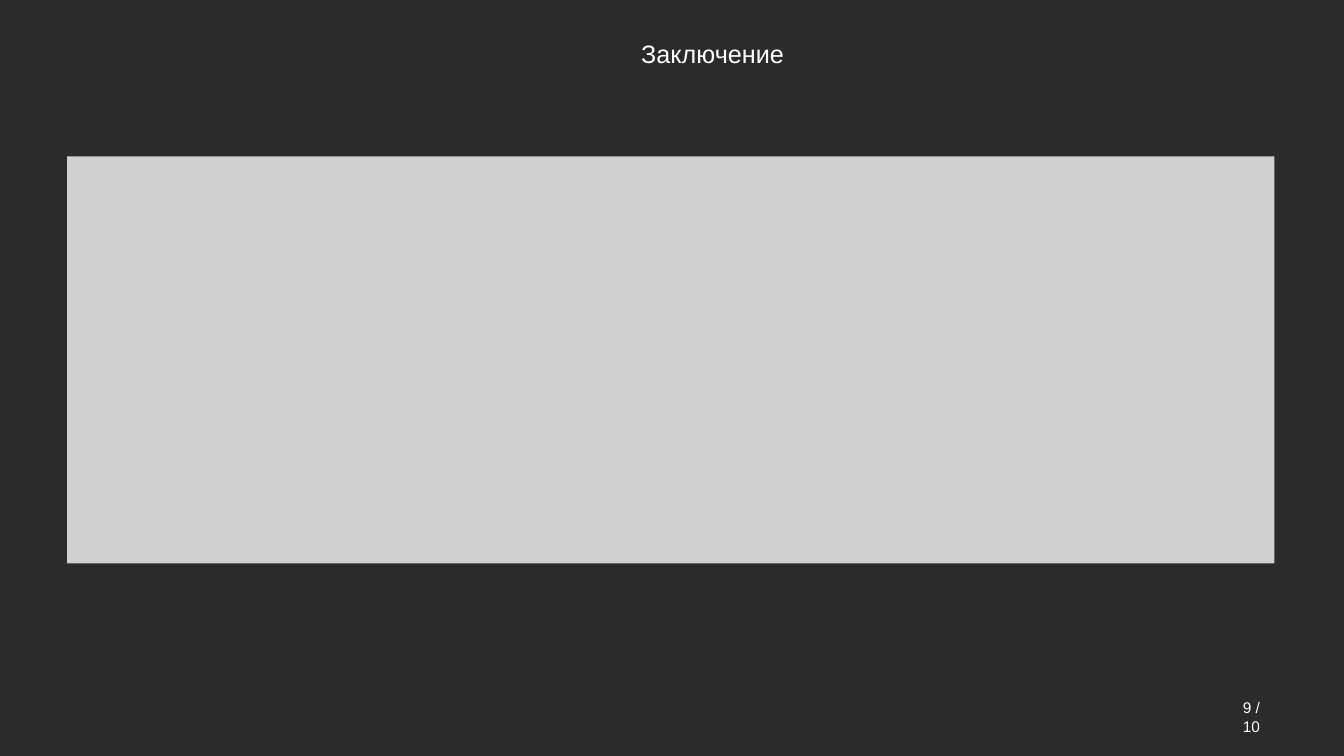
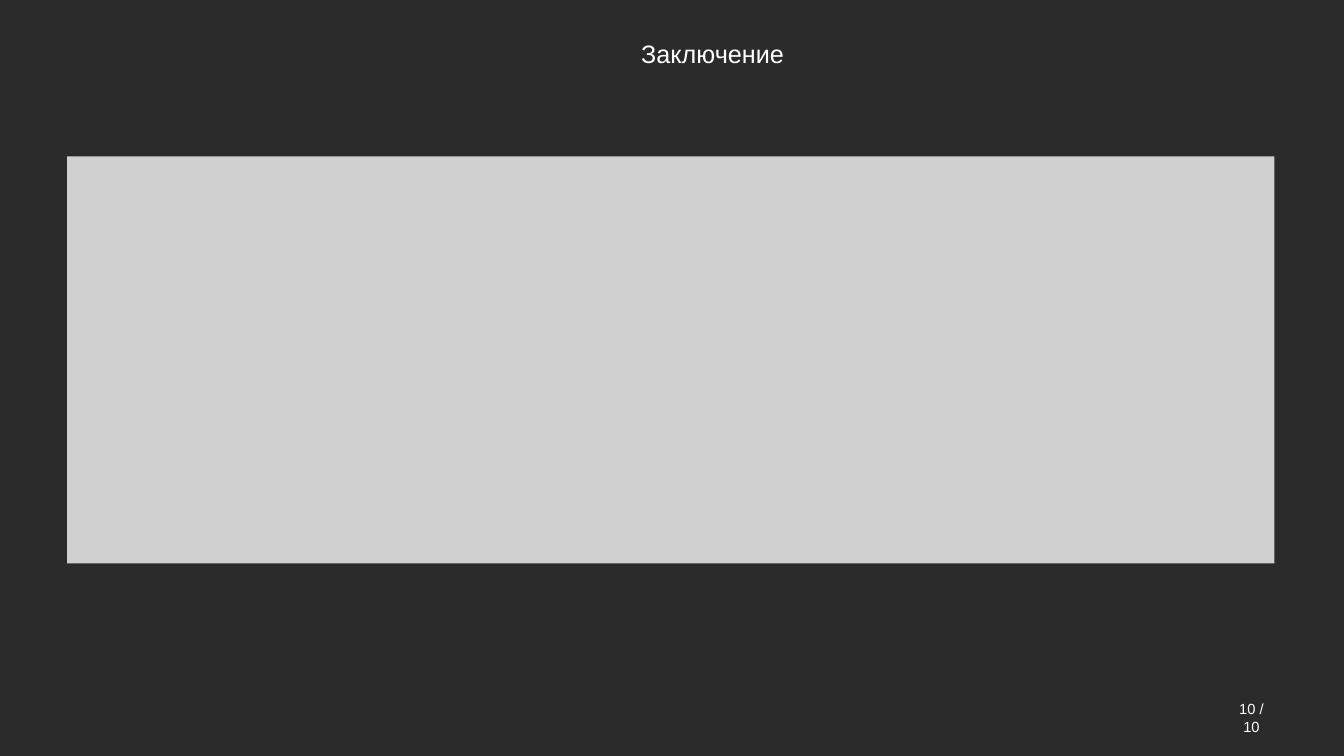
Before and after one commit to l1can13/bachelors-thesis, a slide deck: slide 10 of ВКРБ_Сорока Александр_Презентация.pptx. Drawn at 1344x756 pixels with LibreOffice and Linux fonts; fonts in the diff are those of the drawing; grey boxes stand for pictures; background and template pictures are left out; a plain dark background stands for a picture behind light text. Boxes give left, top, right and bottom in pixels: in the first picture for what was removed or moved away, otherwise in the second. Text is boxed around its words. In the diff, an @@ line names an element or a change of style, - is before the commit and + after.

Commit message:
Small refactor

```diff
--- a/ВКРБ_Сорока Александр_Презентация.pptx
+++ b/ВКРБ_Сорока Александр_Презентация.pptx
@@ text at (1239, 703, 1259, 732): text changed; size 11 to 10.5 pt @@
-9 / 10
+10 / 10
```
